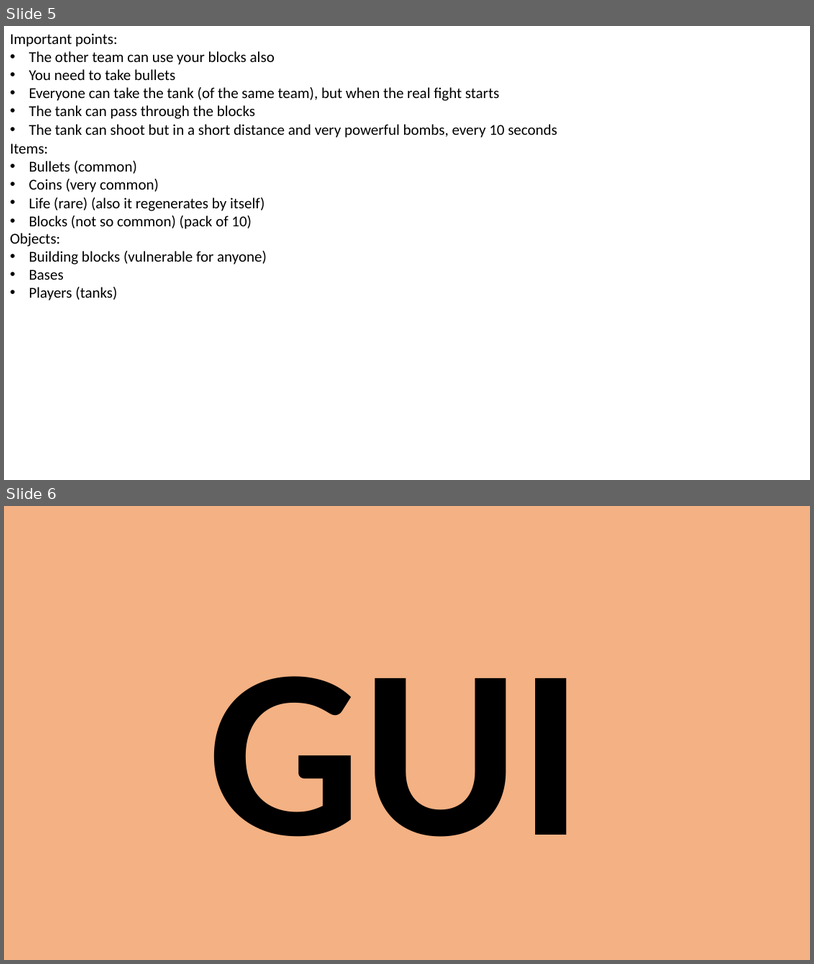
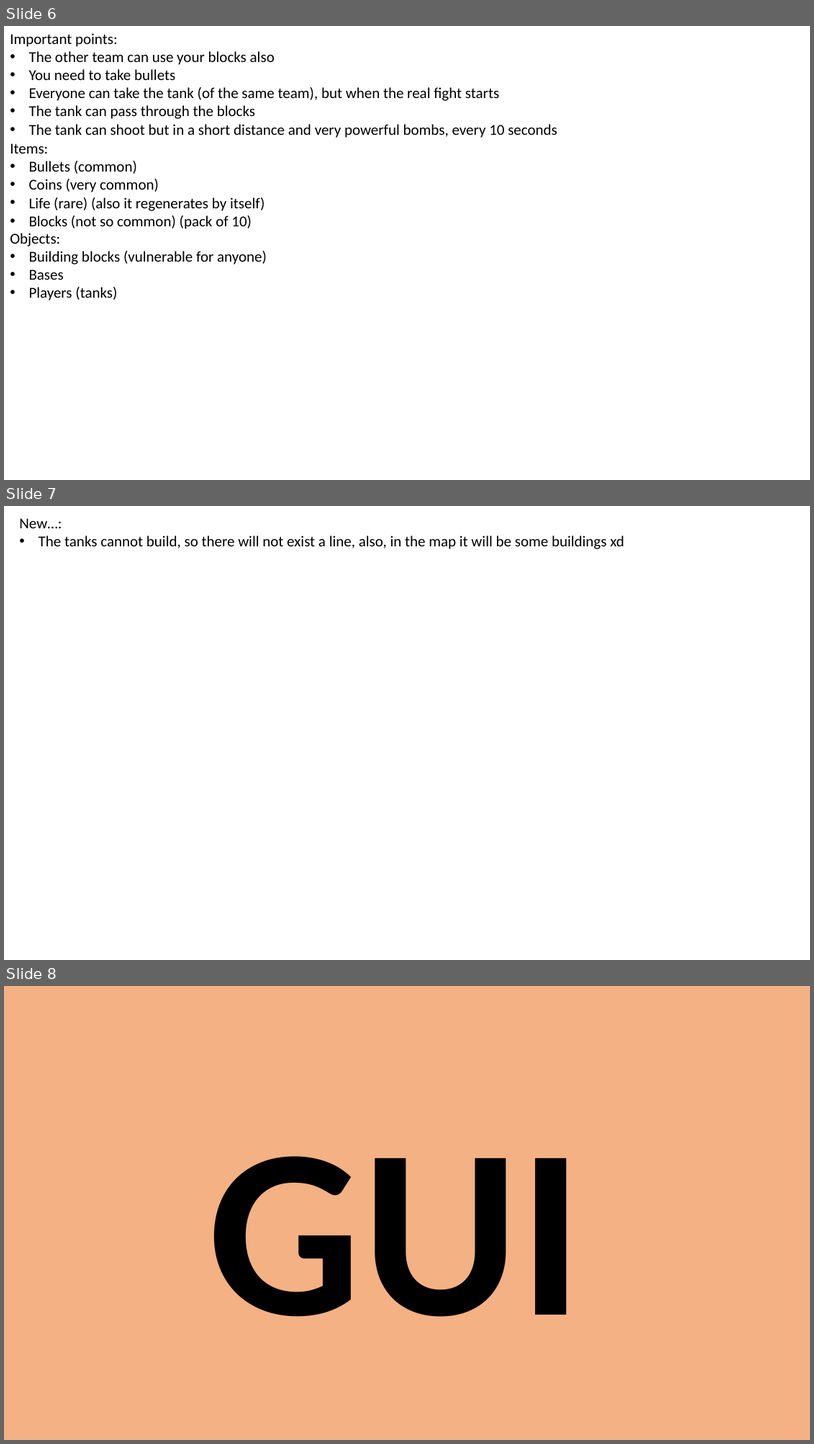
Before and after one commit to RodrigoTeran/Online-Web-Game-TimeOfWar.io-, a slide deck: Info/Dinámica del juego.pptx. Shown one above the other, each under a label of ours: slides 5 and 6 before the commit, slides 6, 7 and 8 after it. The pictures are 814x964 and 814x1444 pixels, drawn with LibreOffice and Linux fonts; fonts in the diff are those of the drawing. Boxes give left, top, right and bottom in pixels: in the first picture for what was removed or moved away, otherwise in the second. Text is boxed around its words. In the diff, an @@ line names an element or a change of style, - is before the commit and + after.

```diff
--- a/Info/Dinámica del juego.pptx
+++ b/Info/Dinámica del juego.pptx
@@ slide 7 added at (4,506,810,960), background #FFFFFF @@
@@ text added at (19,518,625,549), 18 pt, text #000000 @@
+New…:
+• The tanks cannot build, so there will not exist a line, also, in the map it will be some buildings xd
@@ what was slide 5 is now slide 6 @@
@@ what was slide 6 is now slide 8 @@
```
Also in this commit, not shown: 1 slide changed, 1 other slide added, 3 other files.
